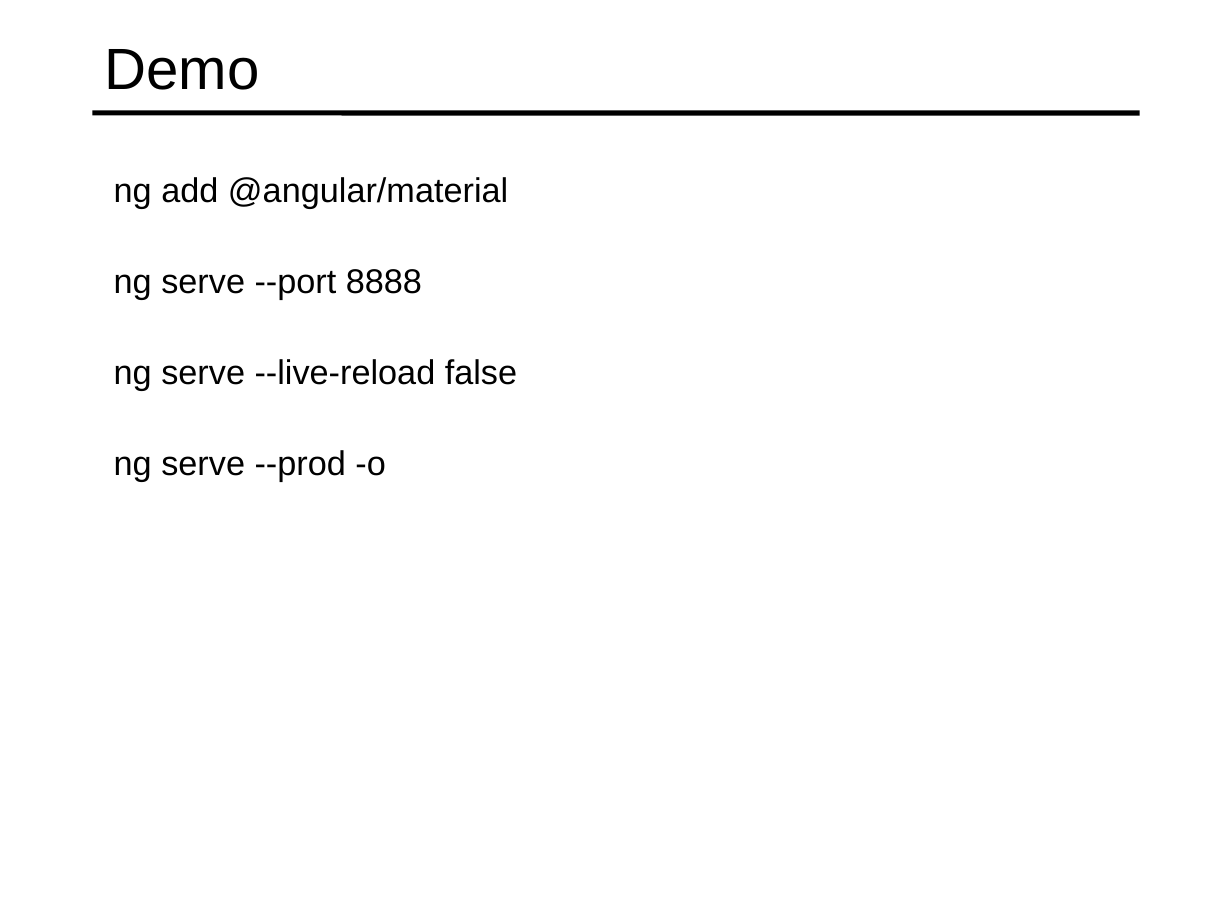
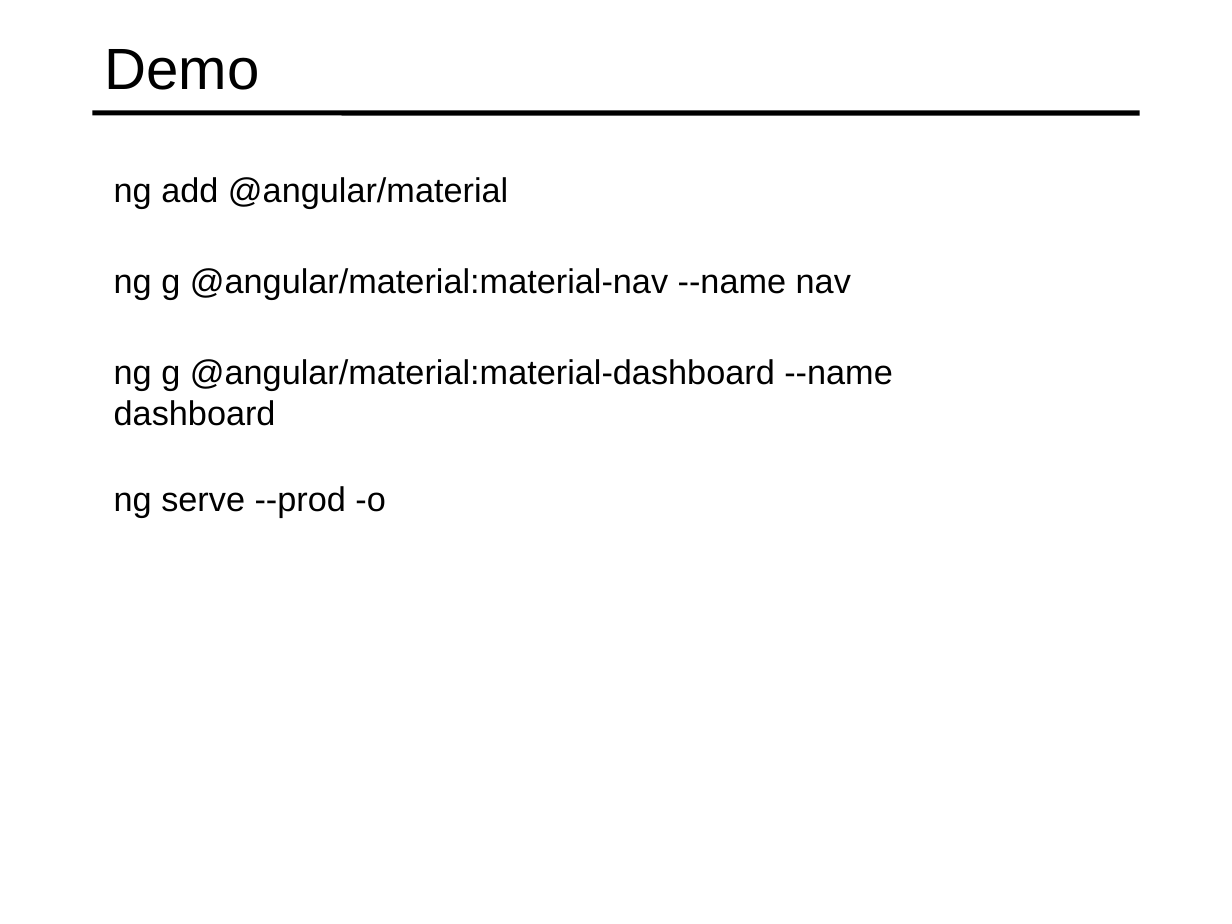
Before and after one commit to specter01wj/Jago_Link_Training, a slide deck: slide 19 of Angular/Angular7/Angular CLI/6.Building and Serving/L6_Building and Serving.ppt. Drawn at 1232x924 pixels with LibreOffice and Linux fonts; fonts in the diff are those of the drawing. Boxes give left, top, right and bottom in pixels: in the first picture for what was removed or moved away, otherwise in the second. Text is boxed around its words. In the diff, an @@ line names an element or a change of style, - is before the commit and + after.

Commit message:
09/05/2019 v1

```diff
--- a/Angular/Angular7/Angular CLI/6.Building and Serving/L6_Building and Serving.ppt
+++ b/Angular/Angular7/Angular CLI/6.Building and Serving/L6_Building and Serving.ppt
@@ text at (x1=114, y1=268, x2=851, y2=299): text changed @@
-  ng serve --port 8888
+  ng g @angular/material:material-nav --name nav
@@ text at (x1=114, y1=359, x2=892, y2=426): text changed @@
-  ng serve --live-reload false
+  ng g @angular/material:material-dashboard --name dashboard
@@ text "ng serve --prod -o" moved from (x1=114, y1=450, x2=385, y2=481) to (x1=114, y1=486, x2=385, y2=518) @@
```
